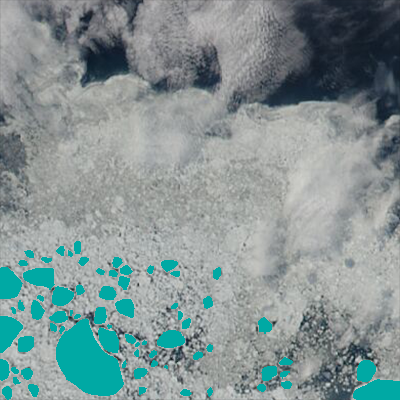
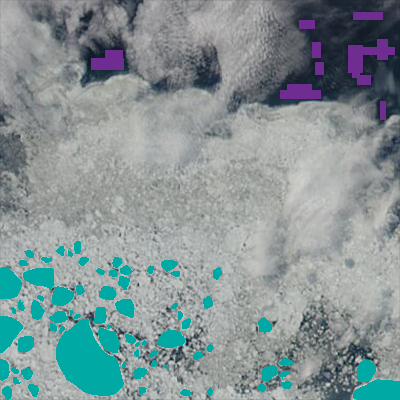
Revision of a layered w=400, h=400 image; what changed, layer by layer:
renamed "landfast ice" to "water samples", painted on it over [91, 12, 395, 120]
